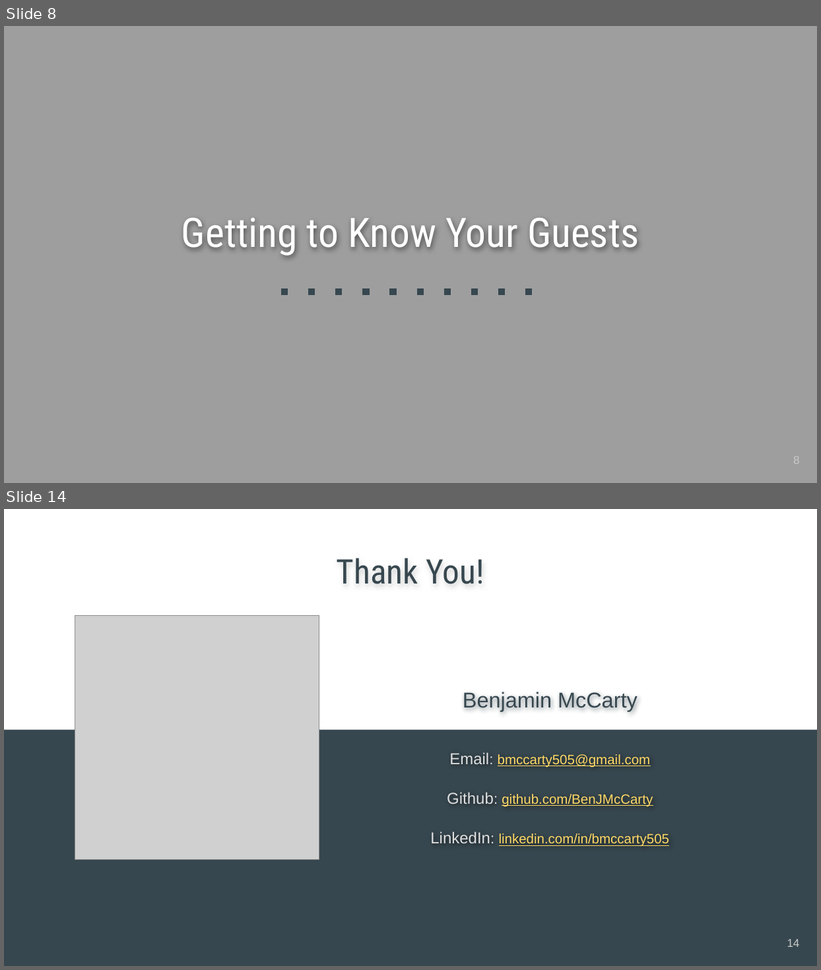
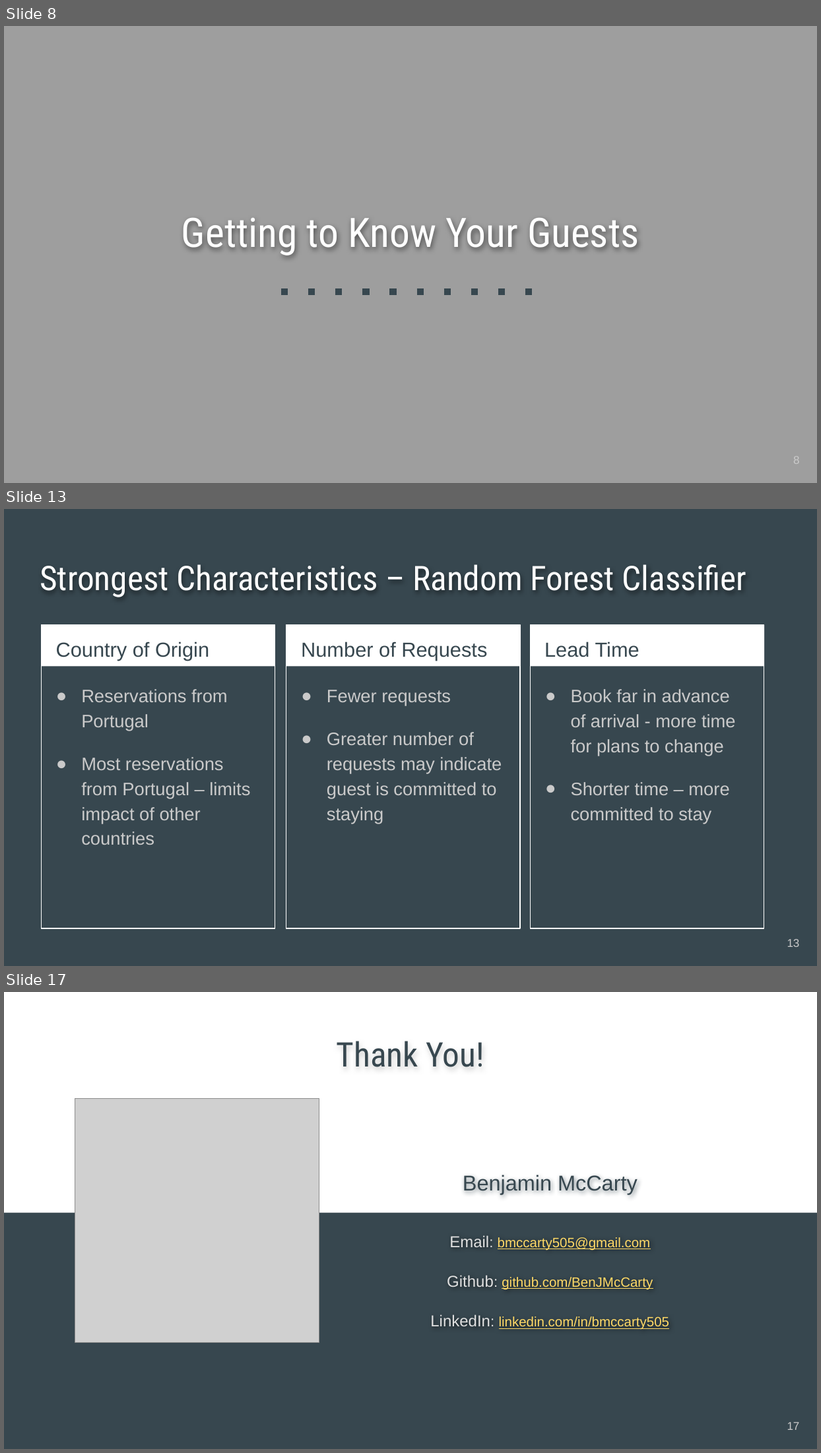
Before and after one commit to BenJMcCarty/Hotel_Cancel_Culture, a slide deck: Hotel_Cancel_Culture_Presentation.pptx. Shown one above the other, each under a label of ours: slides 8 and 14 before the commit, slides 8, 13 and 17 after it; the slides between them are not shown. The pictures are 821x970 and 821x1453 pixels, drawn with LibreOffice and Linux fonts; fonts in the diff are those of the drawing; grey boxes stand for pictures. Boxes give left, top, right and bottom in pixels: in the first picture for what was removed or moved away, otherwise in the second. Text is boxed around its words. In the diff, an @@ line names an element or a change of style, - is before the commit and + after.

```diff
--- a/Hotel_Cancel_Culture_Presentation.pptx
+++ b/Hotel_Cancel_Culture_Presentation.pptx
@@ slide 13 added at (x1=4, y1=509, x2=817, y2=966), background #37474F @@
@@ title added at (x1=40, y1=564, x2=747, y2=597), 30 pt, text #FFFFFF @@
+Strongest Characteristics – Random Forest Classifier
@@ rectangle added at (x1=42, y1=625, x2=275, y2=667), fill #FFFFFF @@
@@ rectangle added at (x1=42, y1=625, x2=275, y2=929), outline #FFFFFF 0.75 pt @@
@@ rectangle added at (x1=286, y1=625, x2=520, y2=667), fill #FFFFFF @@
@@ rectangle added at (x1=286, y1=625, x2=520, y2=929), outline #FFFFFF 0.75 pt @@
@@ rectangle added at (x1=530, y1=625, x2=764, y2=929), outline #FFFFFF 0.75 pt @@
@@ rectangle added at (x1=531, y1=625, x2=765, y2=667), fill #FFFFFF @@
@@ text added at (x1=56, y1=642, x2=209, y2=661), 18 pt, text #37474F @@
+Country of Origin
@@ text added at (x1=301, y1=642, x2=487, y2=661), 18 pt, text #37474F @@
+Number of Requests
@@ text added at (x1=545, y1=642, x2=640, y2=657), 18 pt, text #37474F @@
+Lead Time
@@ text added at (x1=81, y1=689, x2=250, y2=845), 16 pt, text #CACACA @@
+● Reservations from Portugal
+● Most reservations from Portugal – limits impact of other countries
@@ text added at (x1=327, y1=690, x2=502, y2=824), 16 pt, text #CACACA @@
+● Fewer requests
+● Greater number of requests may indicate guest is committed to staying
@@ text added at (x1=571, y1=689, x2=736, y2=824), 16 pt, text #CACACA @@
+● Book far in advance of arrival - more time for plans to change
+● Shorter time – more committed to stay
@@ page number added at (x1=787, y1=939, x2=800, y2=947), 10 pt, text #CACACA @@
+13
@@ what was slide 14 is now slide 17 @@
@@ page number at (x1=787, y1=1422, x2=800, y2=1430): text changed @@
-14
+17
```
Also in this commit, not shown: 4 slides changed, 5 other slides added, 3 slides removed, 8 other files.
